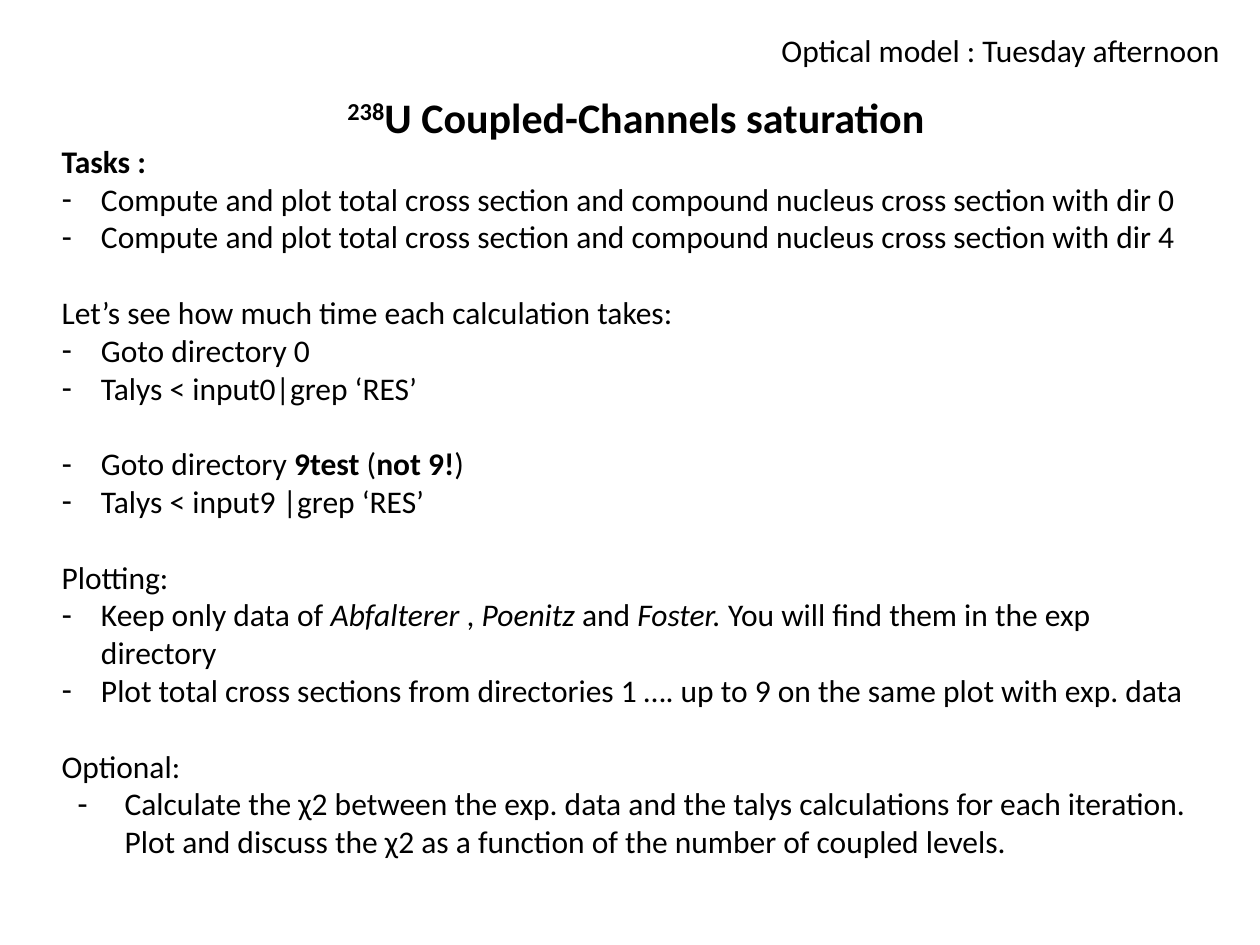
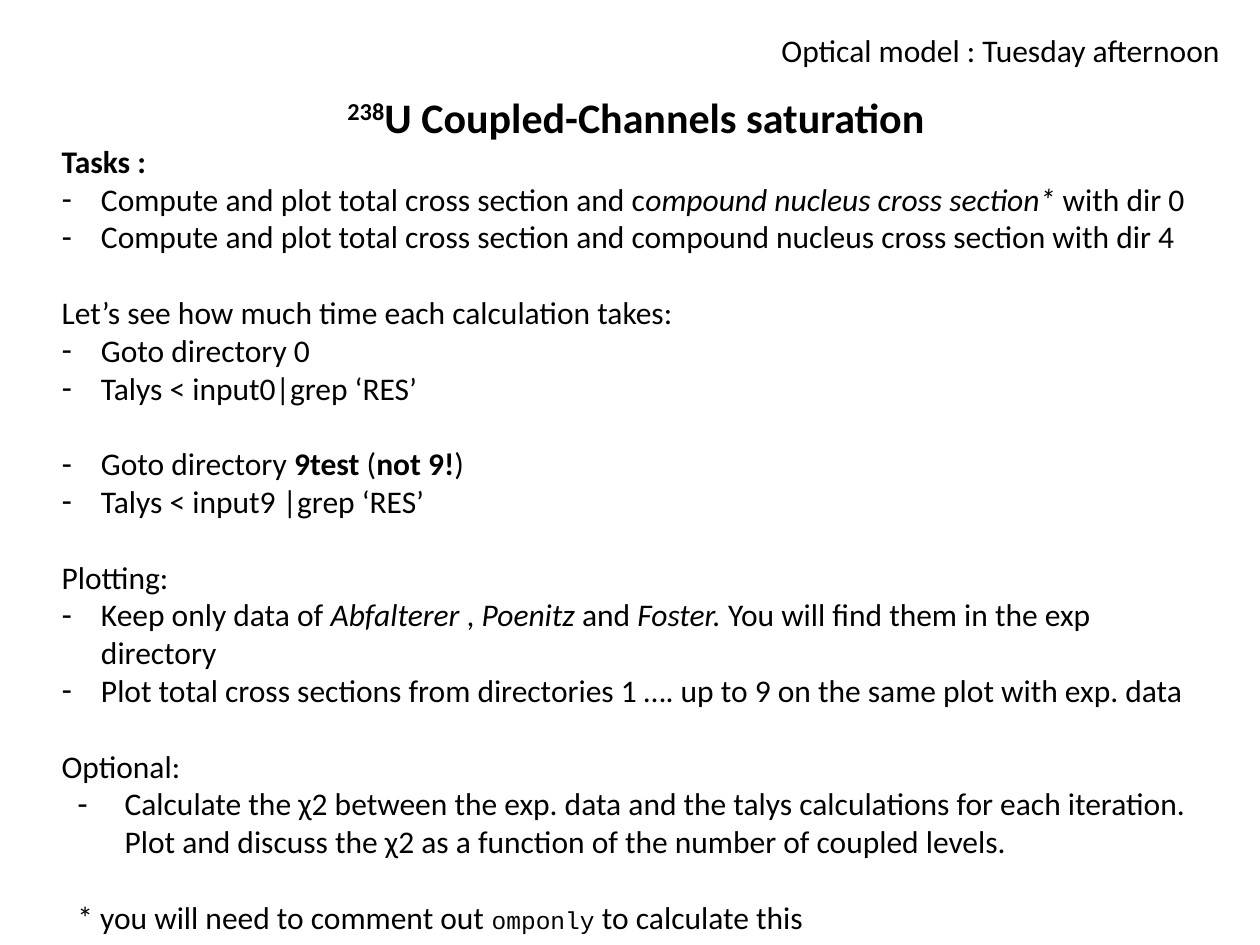
Before and after one commit to oslocyclotronlab/IntpartSummerSchool2019, a slide deck: slide 7 of talys_exercises/ex3/exercises-tuesday.pptx. Drawn at 1260x945 pixels with LibreOffice and Linux fonts; fonts in the diff are those of the drawing. Boxes give left, top, right and bottom in pixels: in the first picture for what was removed or moved away, otherwise in the second. Text is boxed around its words. In the diff, an @@ line names an element or a change of style, - is before the commit and + after.

```diff
--- a/talys_exercises/ex3/exercises-tuesday.pptx
+++ b/talys_exercises/ex3/exercises-tuesday.pptx
@@ text at [101,188,1184,216]: text changed @@
-– Compute and plot total cross section and compound nucleus cross section with dir 0
+– Compute and plot total cross section and compound nucleus cross section* with dir 0
@@ text at [100,907,803,934]: paragraph added @@
+* you will need to comment out omponly to calculate this
```
Also in this commit, not shown: 1 other file.
